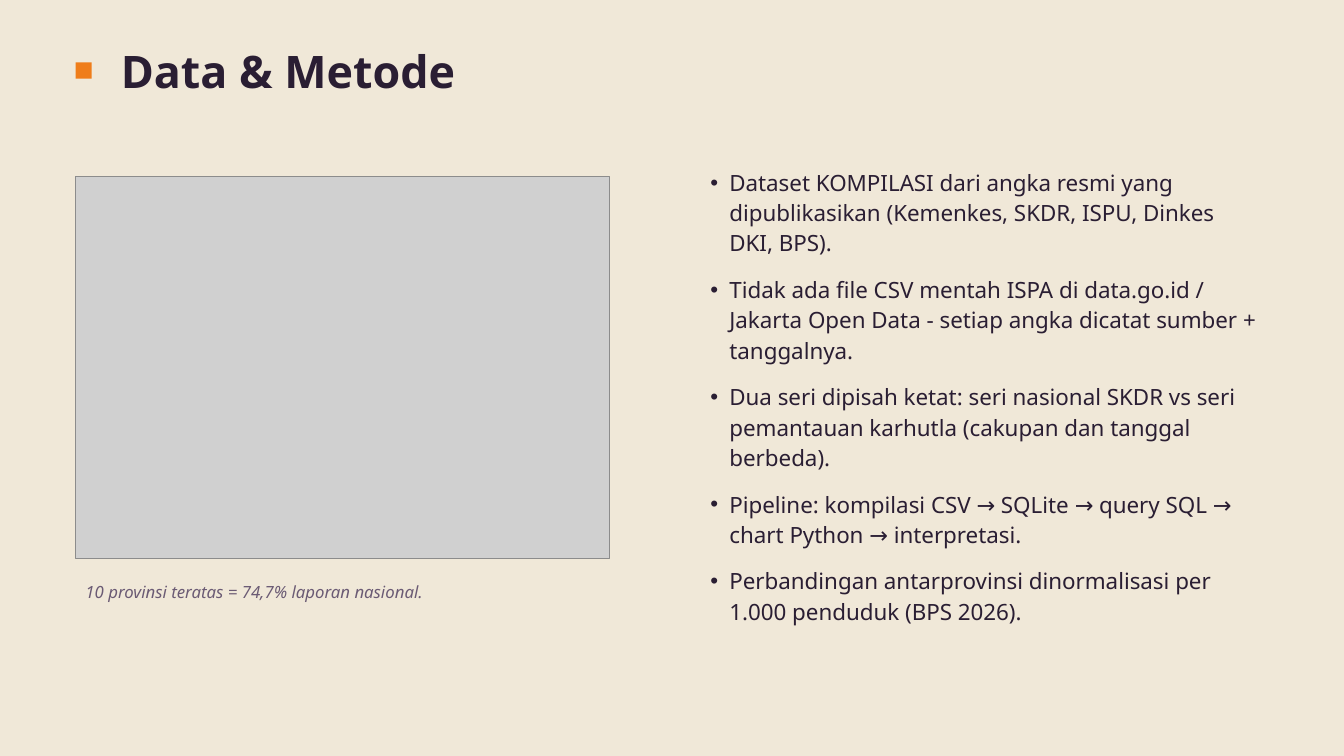
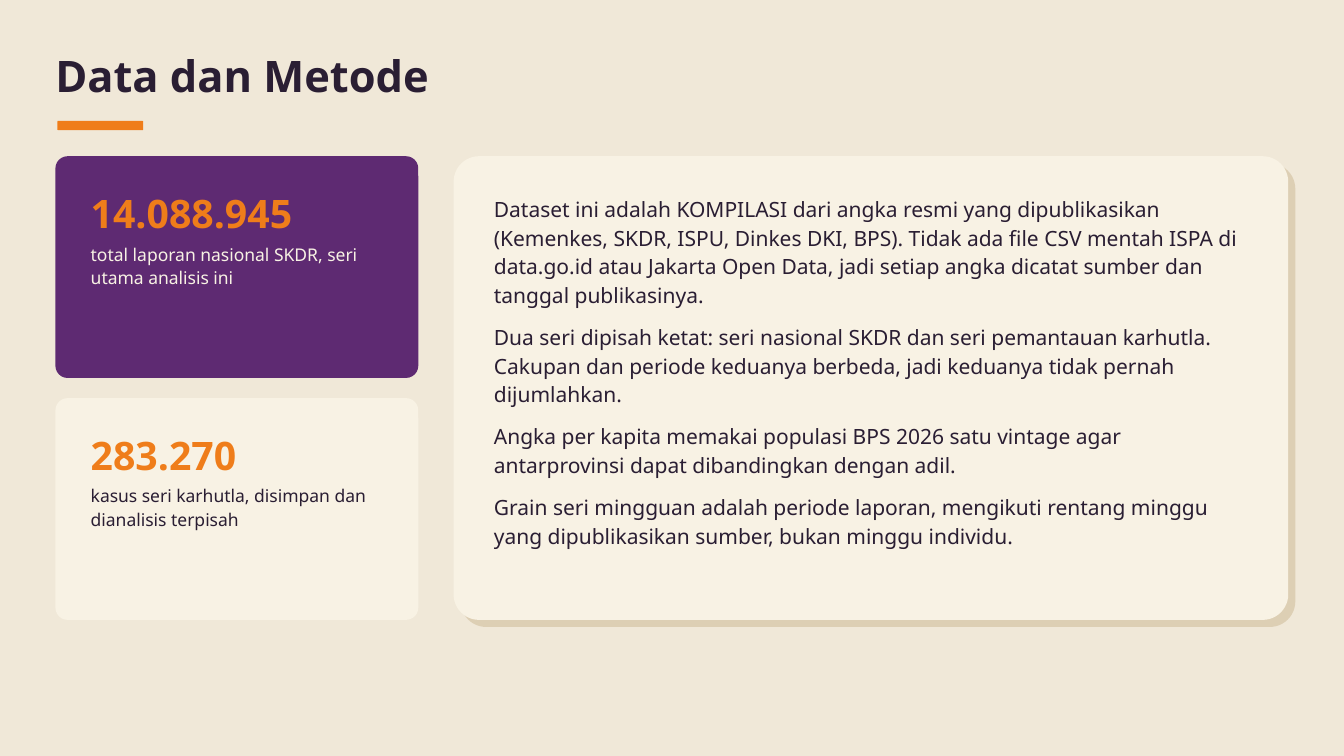
Before and after one commit to baghizash/ispa-indonesia-2026-analysis, a slide deck: slide 3 of Portofolio-Analisis-ISPA-Indonesia.pptx. Drawn at 1344x756 pixels with LibreOffice and Linux fonts; fonts in the diff are those of the drawing; grey boxes stand for pictures. Boxes give left, top, right and bottom in pixels: in the first picture for what was removed or moved away, otherwise in the second. Text is boxed around its words. In the diff, an @@ line names an element or a change of style, - is before the commit and + after.

```diff
--- a/Portofolio-Analisis-ISPA-Indonesia.pptx
+++ b/Portofolio-Analisis-ISPA-Indonesia.pptx
@@ text at (x1=55, y1=59, x2=428, y2=93): text changed; size 32 to 31 pt @@
-Data & Metode
+Data dan Metode
@@ rectangle removed at (x1=76, y1=63, x2=92, y2=79) @@
@@ rounded rectangle added at (x1=57, y1=121, x2=143, y2=130), fill #EF7D1A @@
@@ rounded rectangle added at (x1=55, y1=156, x2=418, y2=378), fill #5E2A72 @@
@@ picture removed at (x1=76, y1=176, x2=610, y2=559) @@
@@ rounded rectangle added at (x1=454, y1=156, x2=1289, y2=620), fill #F8F2E4 @@
@@ rounded rectangle added at (x1=461, y1=163, x2=1296, y2=627), fill #DDCFB4 @@
@@ text added at (x1=91, y1=199, x2=357, y2=284), 12.5 pt, text #F8F2E4 @@
+14.088.945
+total laporan nasional SKDR, seri utama analisis ini
@@ text at (x1=494, y1=201, x2=1236, y2=549): text changed; size 16 to 15 pt @@
-• Dataset KOMPILASI dari angka resmi yang dipublikasikan (Kemenkes, SKDR, ISPU, Dinkes DKI, BPS).
-• Tidak ada file CSV mentah ISPA di data.go.id / Jakarta Open Data - setiap angka dicatat sumber + tanggalnya.
-• Dua seri dipisah ketat: seri nasional SKDR vs seri pemantauan karhutla (cakupan dan tanggal berbeda).
-• Pipeline: kompilasi CSV → SQLite → query SQL → chart Python → interpretasi.
-• Perbandingan antarprovinsi dinormalisasi per 1.000 penduduk (BPS 2026).
+Dataset ini adalah KOMPILASI dari angka resmi yang dipublikasikan (Kemenkes, SKDR, ISPU, Dinkes DKI, BPS). Tidak ada file CSV mentah ISPA di data.go.id atau Jakarta Open Data, jadi setiap angka dicatat sumber dan tanggal publikasinya.
+Dua seri dipisah ketat: seri nasional SKDR dan seri pemantauan karhutla. Cakupan dan periode keduanya berbeda, jadi keduanya tidak pernah dijumlahkan.
+Angka per kapita memakai populasi BPS 2026 satu vintage agar antarprovinsi dapat dibandingkan dengan adil.
+Grain seri mingguan adalah periode laporan, mengikuti rentang minggu yang dipublikasikan sumber, bukan minggu individu.
@@ rounded rectangle added at (x1=55, y1=398, x2=418, y2=620), fill #F8F2E4 @@
@@ text added at (x1=91, y1=441, x2=366, y2=530), 12.5 pt, text #2A1E33 @@
+283.270
+kasus seri karhutla, disimpan dan dianalisis terpisah
@@ text removed at (x1=85, y1=585, x2=423, y2=602) @@
-10 provinsi teratas = 74,7% laporan nasional.
```
Also in this commit, not shown: 8 other slides changed, 1 slide added, 1 slide removed.
